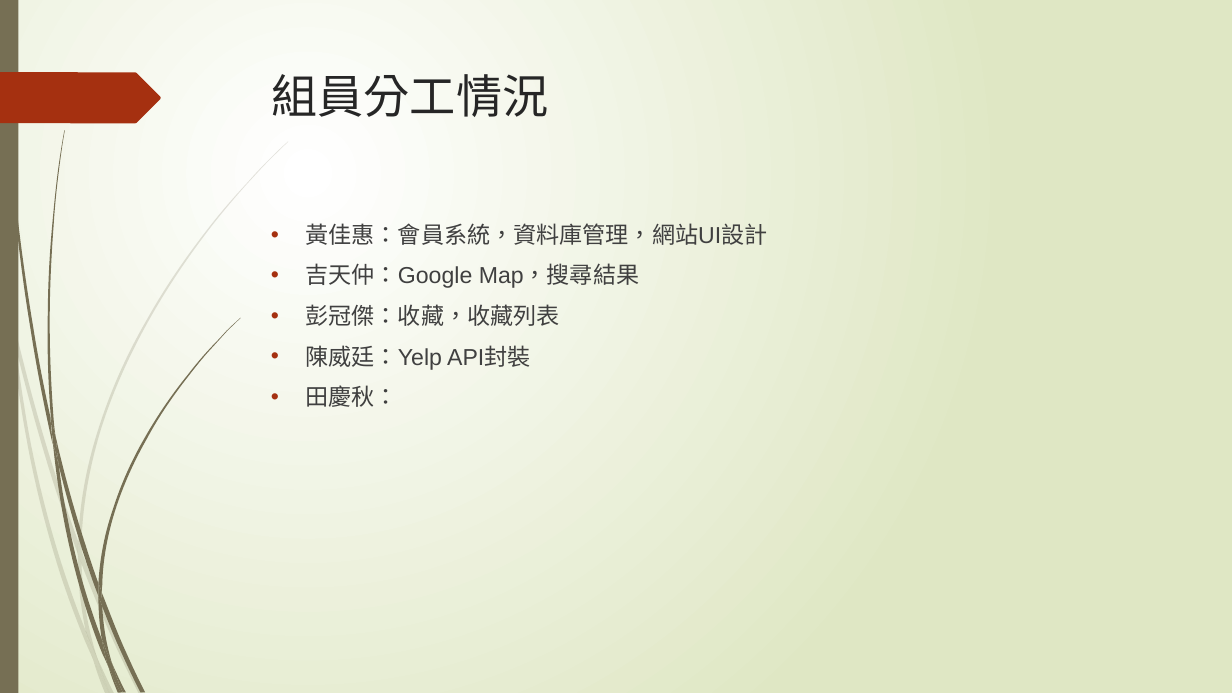
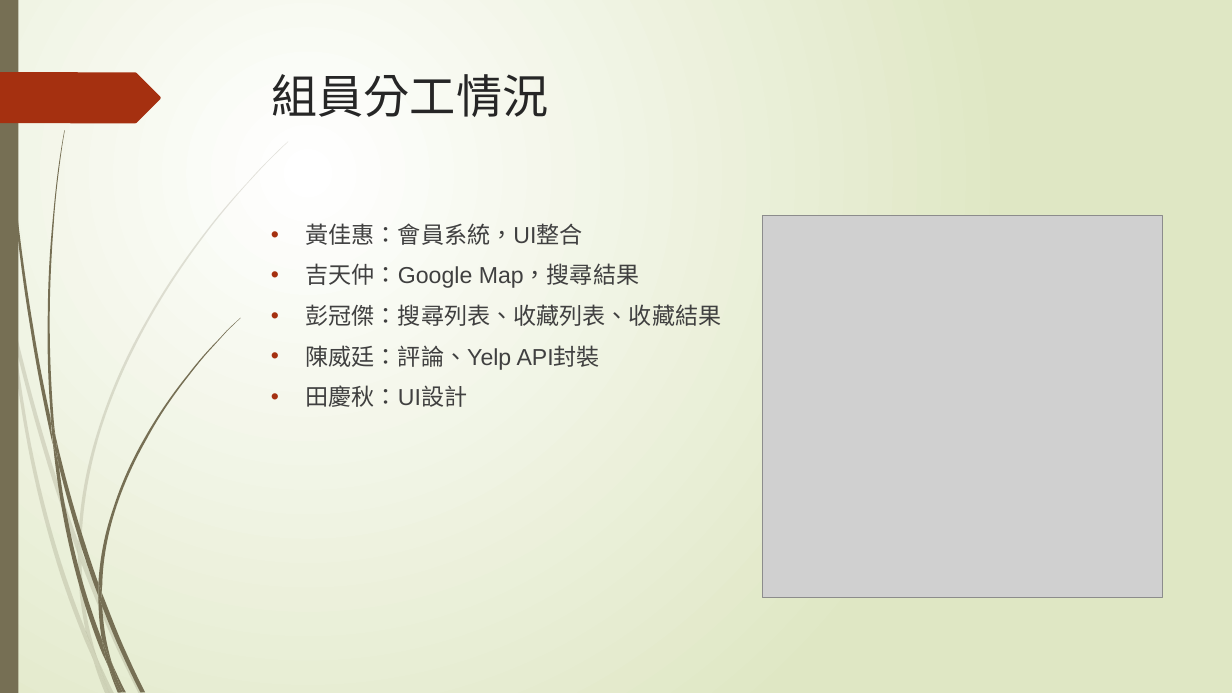
Before and after one commit to penut85420/WBSE_Project, a slide deck: slide 29 of 其他/YelpBlaBla.pptx (slide 32 before the commit). Drawn at 1232x693 pixels with LibreOffice and Linux fonts; fonts in the diff are those of the drawing; grey boxes stand for pictures. Boxes give left, top, right and bottom in pixels: in the first picture for what was removed or moved away, otherwise in the second. Text is boxed around its words. In the diff, an @@ line names an element or a change of style, - is before the commit and + after.

```diff
--- a/其他/YelpBlaBla.pptx
+++ b/其他/YelpBlaBla.pptx
@@ text at box(306, 223, 583, 245): text changed @@
-• 黃佳惠：會員系統，資料庫管理，網站UI設計
+• 黃佳惠：會員系統，UI整合
@@ picture added at box(762, 215, 1163, 597) @@
@@ text at box(306, 304, 722, 407): text changed @@
-• 彭冠傑：收藏，收藏列表
-• 陳威廷：Yelp API封裝
-• 田慶秋：
+• 彭冠傑：搜尋列表、收藏列表、收藏結果
+• 陳威廷：評論、Yelp API封裝
+• 田慶秋：UI設計
```
Also in this commit, not shown: 3 other slides changed, 3 slides removed, 5 other files.
